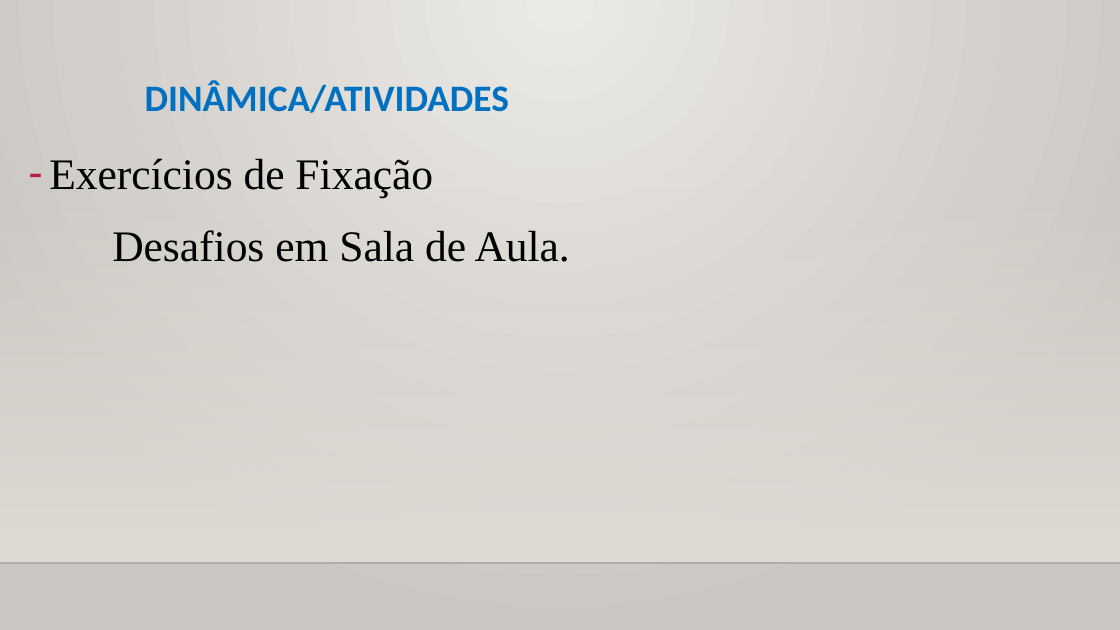
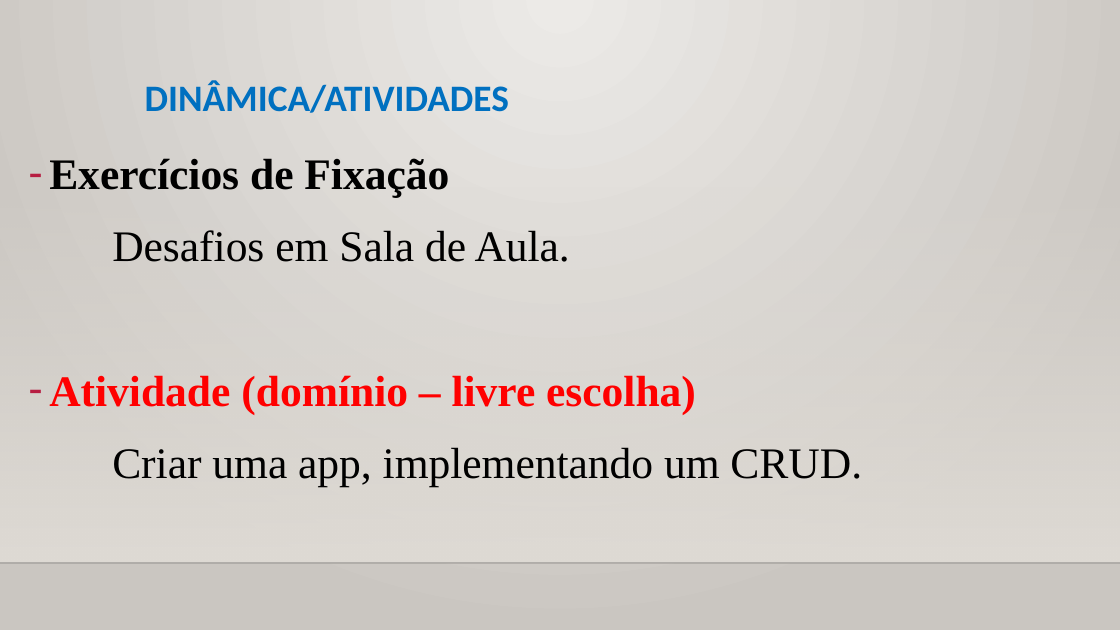
Before and after one commit to CloudEducationBrazil/WydenPythonParadigmas, a slide deck: slide 12 of 01 Classes/Aula 12, 13 Programação Python - Banco de Dados.pptx (slide 6 before the commit). Drawn at 1120x630 pixels with LibreOffice and Linux fonts; fonts in the diff are those of the drawing; background and template pictures are left out. Boxes give left, top, right and bottom in pixels: in the first picture for what was removed or moved away, otherwise in the second. Text is boxed around its words. In the diff, an @@ line names an element or a change of style, - is before the commit and + after.

Commit message:
revisão pptss Banco de Dados CRUD python

```diff
--- a/01 Classes/Aula 12, 13 Programação Python - Banco de Dados.pptx
+++ b/01 Classes/Aula 12, 13 Programação Python - Banco de Dados.pptx
@@ text at (x1=49, y1=158, x2=449, y2=198): bold on in "Exercícios de Fixação" @@
@@ text at (x1=49, y1=375, x2=862, y2=486): paragraphs added @@
+– Atividade (domínio – livre escolha)
+Criar uma app, implementando um CRUD.
```
Also in this commit, not shown: 3 other slides changed, 6 slides added, 4 other files.
